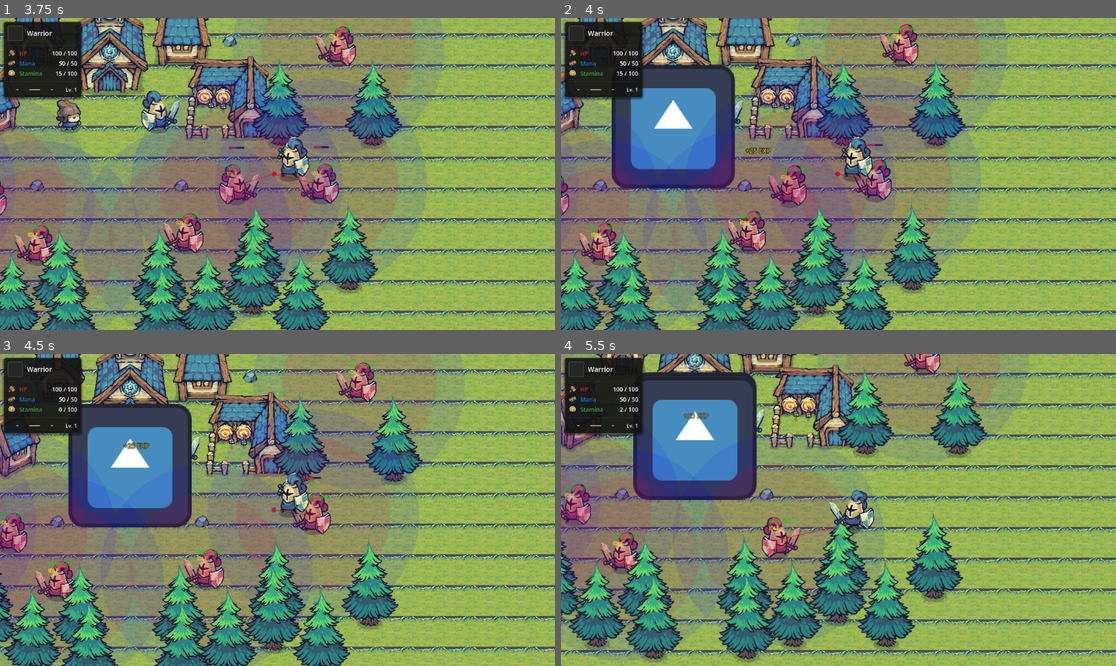
Above: before the commit, frames 1-4 (two rows, left to right).
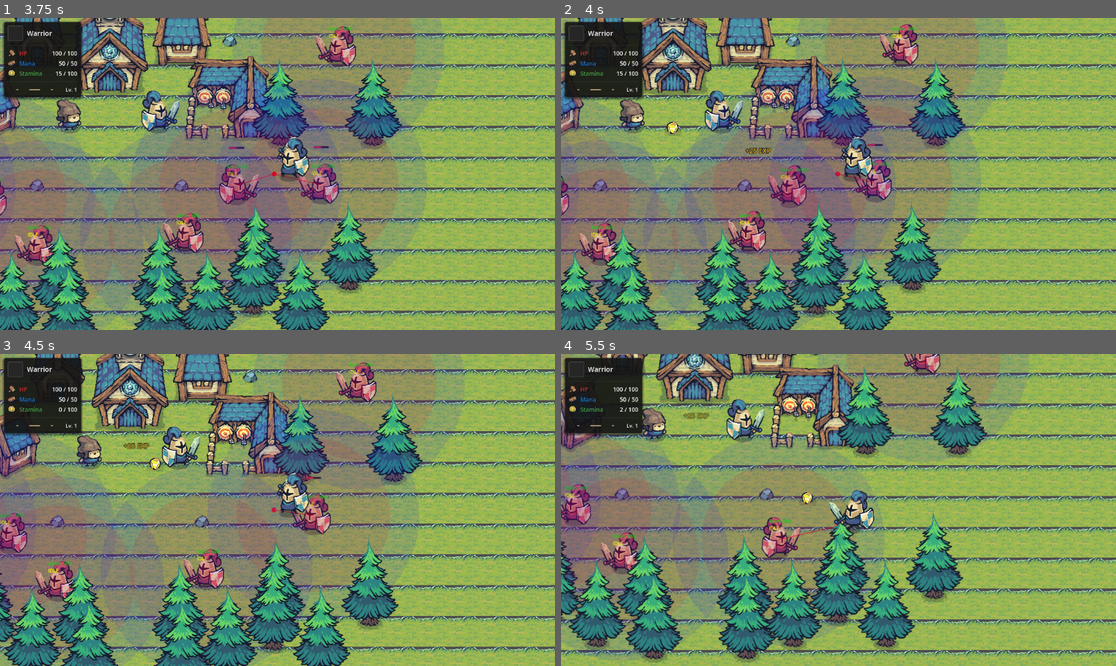
Above: after the commit, the same moments.

Repository: CapooCapo/sharkbuild
Game: Godot game, scene res://scenes/village/village.tscn
Same seed, same stepped clock (60 frames per second), same inputs: the game is played once before the commit and once after it. The engine's default icon, where the game draws it, is replaced by a stand-in: a white triangle on a blue panel in a dark square.
Inputs (mouse positions are in pixels of both pictures, inside the frame that each line leads up to):
- Up to frame 1 (3.75 s): tap Enter (ui_accept) at 0.5, 0.77 s; move the mouse to (399, 158) at 0.52 s; hold D (move_right) 0.53-1.25 s; click (399, 158) at 0.6 s; drag from (166, 189) to (310, 120) at 1.27 s; move the mouse to (333, 105) at 2.02 s; hold D (move_right) 2.03-2.75 s; tap Ctrl (roll) at 2.1 s; drag from (249, 236) to (99, 120) at 2.77 s; move the mouse to (444, 220) at 3.52 s; hold A (move_left) from 3.53 s (still down); click (444, 220) at 3.6 s
- Up to frame 2 (4 s): keep holding A (move_left); tap Enter (ui_accept) at 3.77 s
- Up to frame 3 (4.5 s): release A (move_left) at 4.25 s; drag from (111, 463) to (266, 497) at 4.27 s
- Up to frame 4 (5.5 s): move the mouse to (866, 510) at 5.02 s; hold S (move_down) from 5.03 s (still down); tap Ctrl (roll) at 5.1 s; click (866, 510) at 5.17 s

Frame 1 is identical in both runs. In frame 2, 7.8% of the frame differs, in the area x 9-32%, y 15-55%; in frame 3, 8.2%; in frame 4, 8.4%, in the area x 13-46%, y 5-49%.

Commit message:
fixed: item dropped| feat: healing

Diff:
--- a/data/enemy_data.tres
+++ b/data/enemy_data.tres
@@ -1,24 +1,8 @@
-[gd_resource type="Resource" script_class="EnemyData" format=3]
+[gd_resource type="Resource" script_class="EnemyData" format=3 uid="uid://5io0wdkwdldo"]
 
-[ext_resource type="Script" path="res://data/loot_entry.gd" id="1_0q5ww"]
-[ext_resource type="Script" path="res://data/enemy_data.gd" id="1_enemy"]
-[ext_resource type="Texture2D" path="res://icon.svg" id="2_mwkdd"]
-[ext_resource type="Script" path="res://data/item_data.gd" id="3_onsm3"]
-[ext_resource type="Script" path="res://systems/loot/loot_table.gd" id="4_qtc8n"]
-
-[sub_resource type="Resource" id="Resource_jbe3c"]
-script = ExtResource("3_onsm3")
-name = "Gold Coin"
-icon = ExtResource("2_mwkdd")
-
-[sub_resource type="Resource" id="Resource_npd5j"]
-script = ExtResource("1_0q5ww")
-item = SubResource("Resource_jbe3c")
-
-[sub_resource type="Resource" id="Resource_httjw"]
-script = ExtResource("4_qtc8n")
-entries = Array[ExtResource("1_0q5ww")]([SubResource("Resource_npd5j")])
+[ext_resource type="Resource" path="res://data/loot_tables/goblin_loot.tres" id="1_251lq"]
+[ext_resource type="Script" uid="uid://b23jtri372tlj" path="res://data/enemy_data.gd" id="1_enemy"]
 
 [resource]
 script = ExtResource("1_enemy")
-loot_table = SubResource("Resource_httjw")
+loot_table = ExtResource("1_251lq")
--- a/data/loot_tables/goblin_loot.tres
+++ b/data/loot_tables/goblin_loot.tres
@@ -1,9 +1,9 @@
-[gd_resource type="Resource" script_class="LootTable" format=3]
+[gd_resource type="Resource" script_class="LootTable" format=3 uid="uid://bx3jscc6nvdeb"]
 
-[ext_resource type="Script" path="res://data/loot_entry.gd" id="1_hjjor"]
-[ext_resource type="Texture2D" path="res://assets/Tiny Swords (Free Pack)/Terrain/Resources/Gold/Gold Resource/Gold_Resource.png" id="2_hjjor"]
-[ext_resource type="Script" path="res://data/item_data.gd" id="3_kfuvq"]
-[ext_resource type="Script" path="res://systems/loot/loot_table.gd" id="4_bao2m"]
+[ext_resource type="Script" uid="uid://c0xuig6ro5glb" path="res://data/loot_entry.gd" id="1_hjjor"]
+[ext_resource type="Texture2D" uid="uid://c5gjeyatjd5tc" path="res://assets/Tiny Swords (Free Pack)/Terrain/Resources/Gold/Gold Resource/Gold_Resource.png" id="2_hjjor"]
+[ext_resource type="Script" uid="uid://eu37a16rbnf8" path="res://data/item_data.gd" id="3_kfuvq"]
+[ext_resource type="Script" uid="uid://dyxpwbhoqi7oe" path="res://systems/loot/loot_table.gd" id="4_bao2m"]
 
 [sub_resource type="AtlasTexture" id="AtlasTexture_mlmv2"]
 atlas = ExtResource("2_hjjor")
--- a/scenes/items/world_item.tscn
+++ b/scenes/items/world_item.tscn
@@ -6,10 +6,10 @@
 [ext_resource type="Texture2D" path="res://assets/Tiny Swords (Free Pack)/Terrain/Tileset/Shadow.png" id="4_shadow"]
 
 [sub_resource type="CircleShape2D" id="CircleShape2D_item"]
-radius = 16.0
+radius = 12.0
 
 [node name="WorldItem" type="Node2D"]
-scale = Vector2(2, 2)
+z_index = 5
 script = ExtResource("1_worlditem")
 
 [node name="Shadow" type="Sprite2D" parent="."]
--- a/scenes/village/village.tscn
+++ b/scenes/village/village.tscn
@@ -175,7 +175,7 @@
 [node name="FloatingDamageManager" type="Node" parent="." unique_id=987654322]
 script = ExtResource("20_fdman")
 
+[node name="NavigationRegion2D" type="NavigationRegion2D" parent="." unique_id=554773919]
+script = ExtResource("17_nav_patch")
+
 [connection signal="player_spawned" from="SpawnManager" to="CameraManager" method="set_target"]
-
-[node name="NavigationRegion2D" type="NavigationRegion2D" parent="."]
-script = ExtResource("17_nav_patch")
--- /dev/null
+++ b/systems/combat/base_stats.gd
@@ -0,0 +1,68 @@
+class_name BaseStats
+extends Node
+
+signal hp_changed(current: int, maximum: int)
+signal damage_taken(amount: int, type: int)
+signal healed(amount: int)
+signal died()
+
+@export var auto_heal_enabled: bool = true
+@export var heal_delay: float = 4.0
+@export var heal_interval: float = 0.5
+@export var heal_amount: int = 1
+
+var current_hp: int = 0
+var max_hp: int = 0
+var alive: bool = true
+
+var _last_damage_time: int = 0
+var _heal_timer: float = 0.0
+
+func _process(delta: float) -> void:
+	_process_auto_heal(delta)
+
+func _process_auto_heal(delta: float) -> void:
+	if not alive or not auto_heal_enabled or current_hp >= max_hp:
+		return
+
+	var time_since_damage = (Time.get_ticks_msec() - _last_damage_time) / 1000.0
+	if time_since_damage >= heal_delay:
+		_heal_timer += delta
+		if _heal_timer >= heal_interval:
+			_heal_timer -= heal_interval
+			_apply_auto_heal()
+
+func _apply_auto_heal() -> void:
+	heal(heal_amount)
+
+func damage(amount: int, type: int = 0) -> void:
+	if not alive:
+		return
+
+	var actual_damage = mini(current_hp, amount)
+	current_hp = maxi(current_hp - amount, 0)
+
+	_last_damage_time = Time.get_ticks_msec()
+	_heal_timer = 0.0
+
+	hp_changed.emit(current_hp, max_hp)
+	damage_taken.emit(actual_damage, type)
+
+	if current_hp <= 0:
+		alive = false
+		died.emit()
+
+func heal(amount: int) -> void:
+	if not alive:
+		return
+
+	var actual_heal = mini(max_hp - current_hp, amount)
+	if actual_heal <= 0: return
+
+	current_hp += actual_heal
+
+	hp_changed.emit(current_hp, max_hp)
+	healed.emit(actual_heal)
+
+func is_dead() -> bool:
+	return not alive
--- a/systems/enemy/enemy_stats.gd
+++ b/systems/enemy/enemy_stats.gd
@@ -1,26 +1,19 @@
 class_name EnemyStats
-extends Node
+extends BaseStats
 
 ## Single source of truth for enemy HP and death state.
 ## Mirrors CharacterStats but stripped to enemy essentials.
 ## No mana, no stamina, no EXP progression.
 
-signal hp_changed(current: int, maximum: int)
-signal damage_taken(amount: int, type: int)
-signal healed(amount: int)
-signal died()
-
 @export var enemy_data: EnemyData
 
-var current_hp: int = 0
-var max_hp: int = 0
 var exp_reward: int = 0
-var alive: bool = true
 var invulnerable: bool = false
 
 var _iframe_timer: float = 0.0
 
 func _process(delta: float) -> void:
+	super._process(delta)
 	if _iframe_timer > 0.0:
 		_iframe_timer -= delta
 		if _iframe_timer <= 0.0:
@@ -39,7 +32,7 @@
 
 	hp_changed.emit(current_hp, max_hp)
 
-func damage(amount: int, type: int = DamageType.Type.NORMAL) -> void:
+func damage(amount: int, type: int = 0) -> void: # 0 is DamageType.Type.NORMAL
 	if not alive or invulnerable:
 		return
 
@@ -48,25 +41,4 @@
 		invulnerable = true
 		_iframe_timer = enemy_data.iframe_duration
 
-	var actual_damage = mini(current_hp, amount)
-	current_hp = maxi(current_hp - amount, 0)
-
-	hp_changed.emit(current_hp, max_hp)
-	damage_taken.emit(actual_damage, type)
-
-	if current_hp <= 0:
-		alive = false
-		died.emit()
-
-func heal(amount: int) -> void:
-	if not alive:
-		return
-
-	var actual_heal = mini(max_hp - current_hp, amount)
-	current_hp = mini(current_hp + amount, max_hp)
-
-	hp_changed.emit(current_hp, max_hp)
-	healed.emit(actual_heal)
-
-func is_dead() -> bool:
-	return not alive
+	super.damage(amount, type)
--- a/systems/items/item_pickup.gd
+++ b/systems/items/item_pickup.gd
@@ -3,19 +3,58 @@
 
 @onready var world_item: WorldItem = get_parent()
 
+var state: int = 0 # 0: dropping, 1: waiting, 2: flying
+var target_player: Node2D
+var _fly_tween: Tween
+
 func _ready() -> void:
-	# Connect to the interactable sibling if it exists
-	var interactable = world_item.get_node_or_null("Interactable")
-	if interactable and interactable is Interactable:
-		interactable.interacted.connect(_on_interacted)
+	# Start drop animation
+	world_item.scale = Vector2(0.8, 0.8)
+	var drop_tween = create_tween()
+	drop_tween.set_parallel(true)
+
+	var target_y = world_item.position.y + randf_range(6.0, 10.0)
+	drop_tween.tween_property(world_item, "position:y", target_y, 0.3).set_ease(Tween.EASE_OUT).set_trans(Tween.TRANS_QUAD)
+	drop_tween.tween_property(world_item, "scale", Vector2.ONE, 0.3).set_ease(Tween.EASE_OUT).set_trans(Tween.TRANS_BACK)
+
+	drop_tween.chain().tween_interval(0.5)
+	drop_tween.tween_callback(_start_flying)
+
+func _start_flying() -> void:
+	target_player = get_tree().get_first_node_in_group("player") as Node2D
+	if not target_player:
+		return
+
+	state = 2
+	var start_pos = world_item.global_position
+	# Control point for curved flight (up and to the side slightly)
+	var control_point = start_pos + Vector2(randf_range(-30, 30), randf_range(-60, -30))
+
+	_fly_tween = create_tween()
+	_fly_tween.tween_method(_fly_step.bind(start_pos, control_point), 0.0, 1.0, 0.5).set_ease(Tween.EASE_IN).set_trans(Tween.TRANS_SINE)
+	_fly_tween.tween_callback(_on_reached_player)
+
+func _fly_step(t: float, start_pos: Vector2, control_point: Vector2) -> void:
+	if not is_instance_valid(target_player):
+		return
+	var end_pos = target_player.global_position + Vector2(0, -16) # target center of player
+
+	# Quadratic Bezier Curve
+	var q0 = start_pos.lerp(control_point, t)
+	var q1 = control_point.lerp(end_pos, t)
+	world_item.global_position = q0.lerp(q1, t)
 
 const DEBUG_LOOT: bool = true
 
-func _on_interacted(interactor: Node) -> void:
+func _on_reached_player() -> void:
+	if is_instance_valid(target_player):
+		_collect(target_player)
+
+func _collect(interactor: Node) -> void:
 	if not world_item.item_data:
+		world_item.queue_free()
 		return
 
-	# Find Inventory component on the interactor
 	var inventory: Inventory = null
 	for child in interactor.get_children():
 		if child is Inventory:
@@ -24,11 +63,13 @@
 
 	if not inventory:
 		push_warning("ItemPickup: Interactor has no Inventory component.")
+		world_item.queue_free()
 		return
 
-	# Try to add item
 	if not world_item.pickup(inventory):
-		# Inventory full
 		if DEBUG_LOOT: print("[DEBUG_LOOT] Pickup failed: Inventory full.")
+		# If inventory is full, drop it back down
+		state = 1
+		world_item.position.y += 10
 	else:
 		if DEBUG_LOOT: print("[DEBUG_LOOT] Pickup Collected.")
--- a/systems/items/world_item.gd
+++ b/systems/items/world_item.gd
@@ -14,8 +14,11 @@
 func _ready() -> void:
 	_start_y = position.y
 
-	if item_data and sprite:
-		sprite.texture = item_data.icon
+	if item_data:
+		if not item_data.icon:
+			push_warning("Missing icon for ItemData: ", item_data.name)
+		else:
+			sprite.texture = item_data.icon
 
 	if amount_label:
 		if amount > 1:
@@ -40,8 +43,3 @@
 			queue_free()
 		return true
 	return false
-
-func _process(delta: float) -> void:
-	_time += delta * 2.0
-	# Floating animation
-	sprite.position.y = sin(_time) * 4.0
--- a/systems/loot/loot_dropper.gd
+++ b/systems/loot/loot_dropper.gd
@@ -41,15 +41,18 @@
 		var world_item = world_item_scene.instantiate() as WorldItem
 		world_item.initialize(item_data, amount)
 
-		# Spawn at the enemy's global position with scatter
 		var entity = owner as Node2D
+		var spawn_pos = Vector2.ZERO
 		if entity:
-			var offset = Vector2(randf_range(-16.0, 16.0), randf_range(-16.0, 16.0))
-			world_item.global_position = entity.global_position + offset
+			var offset = Vector2(randf_range(-8.0, 8.0), randf_range(-8.0, 8.0)) if results.size() > 1 else Vector2.ZERO
+			spawn_pos = entity.global_position + offset
 
 		# Add to the main scene tree
 		var current_scene = get_tree().current_scene
 		if current_scene:
+			world_item.global_position = spawn_pos
+			current_scene.call_deferred("add_child", world_item)
 			if DEBUG_LOOT:
-				print("[LOOT] Spawned: ", item_data.name)
-			current_scene.call_deferred("add_child", world_item)
+				print("--------------------------------\nEnemy Position:\n", entity.global_position if entity else Vector2.ZERO, "\nSpawn Position:\n", spawn_pos, "\nItem:\n", item_data.name, "\nIcon:\n", item_data.icon.resource_path if item_data.icon else "NULL", "\n--------------------------------")
+				if not item_data.icon:
+					print("[ERROR]\nItemData icon is NULL")
--- a/systems/player/character_stats.gd
+++ b/systems/player/character_stats.gd
@@ -1,17 +1,13 @@
 class_name CharacterStats
-extends Node
+extends BaseStats
 
-signal hp_changed(current: int, max: int)
 signal mana_changed(current: int, max: int)
 signal stamina_changed(current: float, max: float)
 signal exp_changed(current: int, required: int)
 signal level_changed(current: int)
 signal player_dead
-signal damage_taken(amount: int, type: int)
 
 @export var player_data: PlayerData
-
-var current_hp: int = 0
 var current_mana: int = 0
 var current_stamina: float = 0.0
 var current_exp: int = 0
@@ -23,7 +19,9 @@
 	if not player_data:
 		return
 
-	current_hp = player_data.max_hp
+	max_hp = player_data.max_hp
+	current_hp = max_hp
+	alive = true
 	current_mana = player_data.max_mana
 	current_stamina = player_data.max_stamina
 	current_exp = player_data.starting_exp
@@ -32,6 +30,7 @@
 	_emit_all_signals()
 
 func _process(delta: float) -> void:
+	super._process(delta)
 	if not player_data or is_dead():
 		return
 
@@ -64,26 +63,14 @@
 	current_mana = mini(current_mana + amount, player_data.max_mana)
 	mana_changed.emit(current_mana, player_data.max_mana)
 
-func heal(amount: int) -> void:
-	if is_dead(): return
-	current_hp = mini(current_hp + amount, player_data.max_hp)
-	hp_changed.emit(current_hp, player_data.max_hp)
-
-func damage(amount: int, type: int = DamageType.Type.NORMAL) -> void:
-	if is_dead(): return
-	var actual_damage = mini(current_hp, amount)
-	current_hp = maxi(current_hp - amount, 0)
-	hp_changed.emit(current_hp, player_data.max_hp)
-	damage_taken.emit(actual_damage, type)
+func damage(amount: int, type: int = 0) -> void: # 0 is DamageType.Type.NORMAL
+	super.damage(amount, type)
 	if is_dead():
 		player_dead.emit()
 
 func full_heal() -> void:
 	if is_dead(): return
 	heal(player_data.max_hp)
-
-func is_dead() -> bool:
-	return current_hp <= 0
 
 func add_exp(amount: int) -> void:
 	if is_dead(): return
--- a/systems/ui/damage_presenter.gd
+++ b/systems/ui/damage_presenter.gd
@@ -6,9 +6,16 @@
 var entity_node: Node2D
 
 func _ready() -> void:
-	if stats_node and stats_node.has_signal("damage_taken"):
-		stats_node.damage_taken.connect(_on_damage_taken)
+	if stats_node:
+		if stats_node.has_signal("damage_taken"):
+			stats_node.damage_taken.connect(_on_damage_taken)
+		if stats_node.has_signal("healed"):
+			stats_node.healed.connect(_on_healed)
 
 func _on_damage_taken(amount: int, type: int = DamageType.Type.NORMAL) -> void:
 	if damage_manager and entity_node:
 		damage_manager.spawn_damage(entity_node.global_position + Vector2(0, -24), amount, type)
+
+func _on_healed(amount: int) -> void:
+	if damage_manager and entity_node:
+		damage_manager.spawn_damage(entity_node.global_position + Vector2(0, -24), amount, DamageType.Type.HEAL)
--- a/tools/fix_loot.gd
+++ /dev/null
@@ -1,24 +0,0 @@
-@tool
-extends SceneTree
-
-func _init() -> void:
-	var item = ItemData.new()
-	item.name = "Gold Coin"
-	item.icon = load("res://icon.svg") as Texture2D
-	ResourceSaver.save(item, "res://data/items/gold_coin.tres")
-
-	var entry = LootEntry.new()
-	entry.item = item
-	entry.drop_weight = 1.0
-
-	var table = LootTable.new()
-	table.entries.append(entry)
-	ResourceSaver.save(table, "res://data/loot_tables/goblin_loot.tres")
-
-	var enemy_data = load("res://data/enemy_data.tres") as EnemyData
-	if enemy_data:
-		enemy_data.loot_table = table
-		ResourceSaver.save(enemy_data, "res://data/enemy_data.tres")
-
-	print("Fix applied")
-	quit()
Not shown: 2 places in scenes/village/village.tscn that only renumber resources
Not shown, added: systems/combat/base_stats.gd.uid
Not shown, removed: tools/fix_loot.gd.uid
